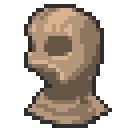
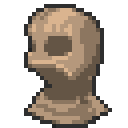
Layered file, before and after one edit (128 × 128). Changes by layer:
painted on "Hood" (1st of 3, in "HoodHalf") over [44, 60, 72, 84]
